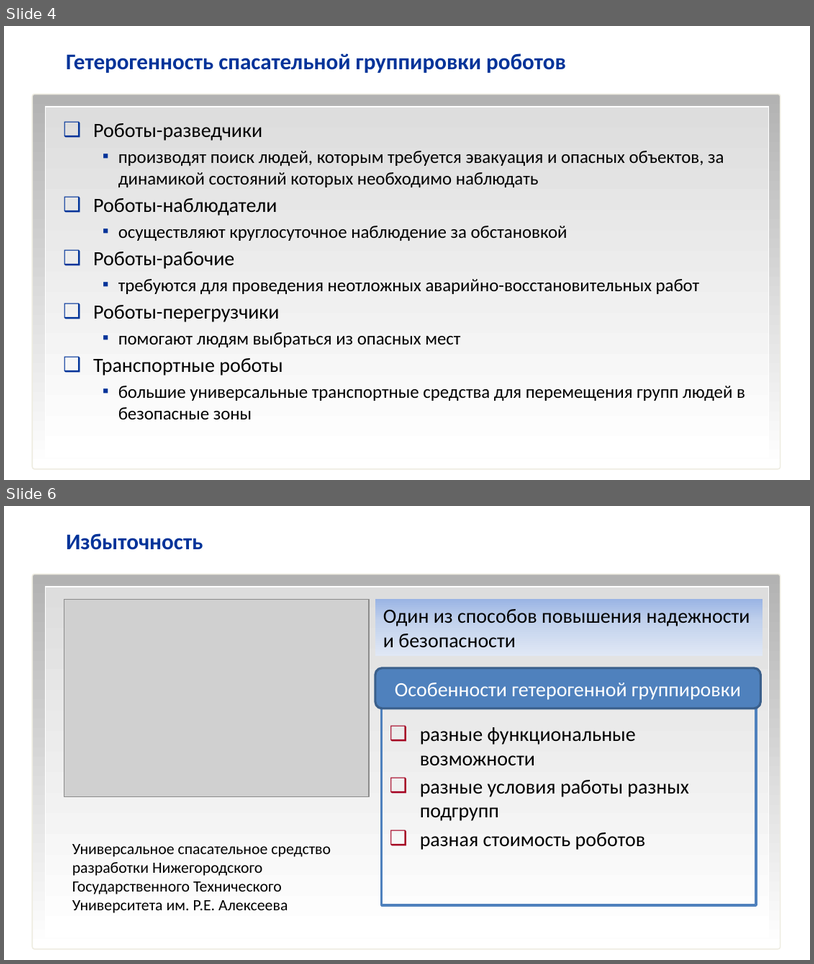
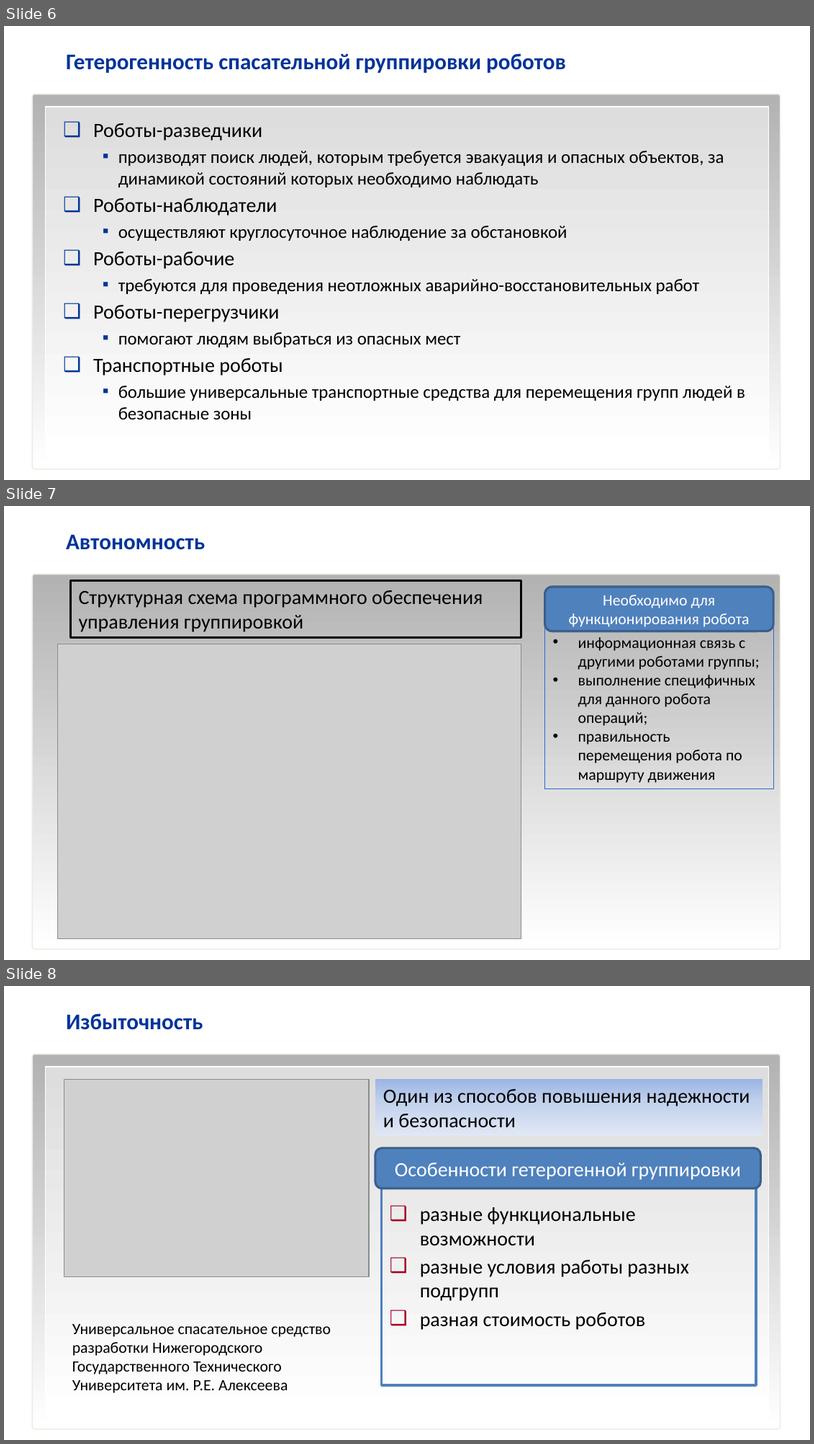
Before and after one commit to hellraptor/RescueRobots, a slide deck: MorskoySalon.pptx. Shown one above the other, each under a label of ours: slides 4 and 6 before the commit, slides 6, 7 and 8 after it; the slides between them are not shown. The pictures are 814x964 and 814x1444 pixels, drawn with LibreOffice and Linux fonts; fonts in the diff are those of the drawing; grey boxes stand for pictures; background and template pictures are left out. Boxes give left, top, right and bottom in pixels: in the first picture for what was removed or moved away, otherwise in the second. Text is boxed around its words. In the diff, an @@ line names an element or a change of style, - is before the commit and + after.

```diff
--- a/MorskoySalon.pptx
+++ b/MorskoySalon.pptx
@@ slide 7 added at (x1=4, y1=506, x2=810, y2=960), background #FFFFFF; not listed: 1 template element that a slide beside it also shows @@
@@ title added at (x1=66, y1=534, x2=205, y2=550), 20 pt, text #003399, bold @@
+Автономность
@@ rectangle added at (x1=71, y1=580, x2=522, y2=638), outline #000000 2 pt, 18 pt, text #000000 @@
+Структурная схема программного обеспечения управления группировкой
@@ rounded rectangle added at (x1=545, y1=587, x2=773, y2=631), fill #4F81BD, outline #3A5F8C 2 pt, 14 pt, text #FFFFFF @@
+Необходимо для функционирования робота
@@ rectangle added at (x1=545, y1=628, x2=773, y2=789), outline #3366CC 0.75 pt, 14 pt, text #000000 @@
+• информационная связь с другими роботами группы;
+• выполнение специфичных для данного робота операций;
+• правильность перемещения робота по маршруту движения
@@ picture added at (x1=58, y1=644, x2=522, y2=939) @@
@@ what was slide 4 is now slide 6 @@
@@ what was slide 6 is now slide 8 @@
```
Also in this commit, not shown: 2 slides changed, 3 other slides added, 1 slide removed.
